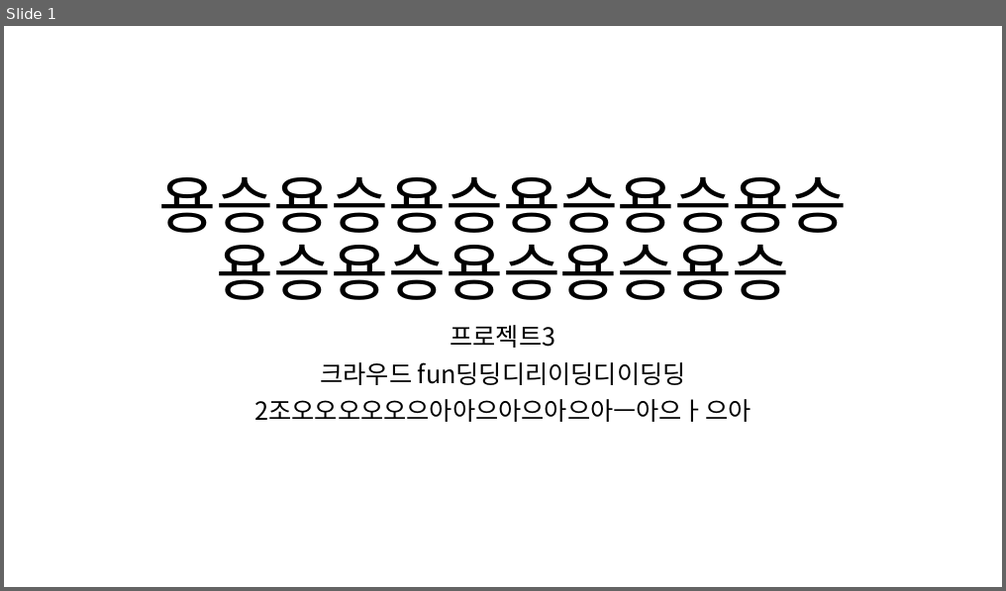
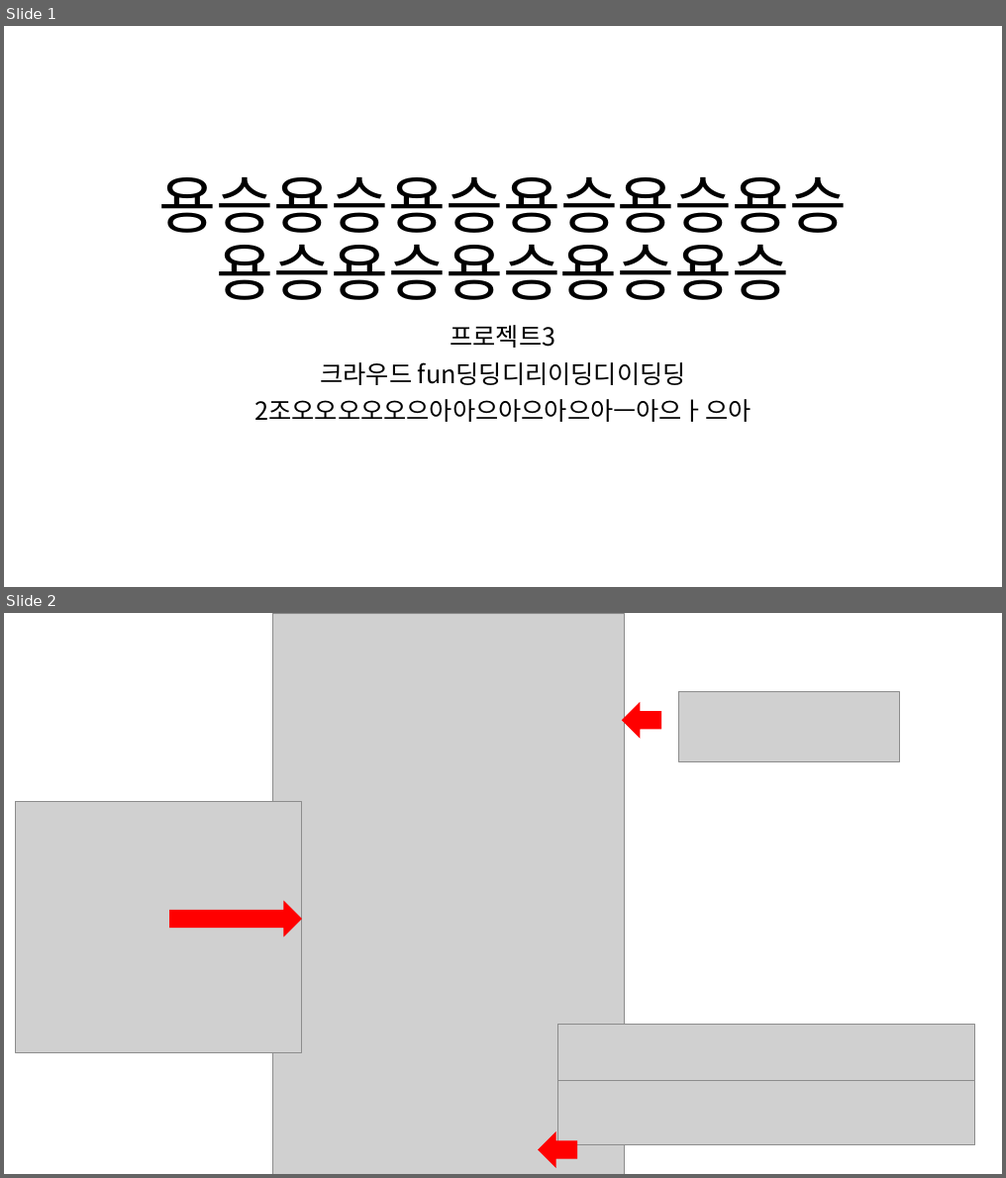
Before and after one commit to ezenteam2/EzenCrowdFunding, a slide deck: project03 화면설계서/0221 발표용 project03 - 화면 설계서 - 용승.pptx. Shown one above the other, each under a label of ours: slide 1 before the commit, slides 1 and 2 after it. The pictures are 1006x591 and 1006x1178 pixels, drawn with LibreOffice and Linux fonts; fonts in the diff are those of the drawing; grey boxes stand for pictures. Boxes give left, top, right and bottom in pixels: in the first picture for what was removed or moved away, otherwise in the second. Text is boxed around its words. In the diff, an @@ line names an element or a change of style, - is before the commit and + after.

```diff
--- a/project03 화면설계서/0221 발표용 project03 - 화면 설계서 - 용승.pptx
+++ b/project03 화면설계서/0221 발표용 project03 - 화면 설계서 - 용승.pptx
@@ slide 2 added at [4, 613, 1002, 1174], background #FFFFFF @@
@@ picture added at [272, 613, 624, 1174] @@
@@ picture added at [679, 691, 899, 761] @@
@@ right arrow added at [623, 703, 660, 738], fill #FF0000, outline #FF0000 1 pt @@
@@ picture added at [16, 802, 301, 1054] @@
@@ right arrow added at [170, 902, 301, 937], fill #FF0000, outline #FF0000 1 pt @@
@@ picture added at [558, 1025, 976, 1081] @@
@@ picture added at [558, 1081, 976, 1146] @@
@@ right arrow added at [539, 1134, 576, 1167], fill #FF0000, outline #FF0000 1 pt @@
```
Also in this commit, not shown: 2 other slides added, 1 slide removed, 4 other files.
